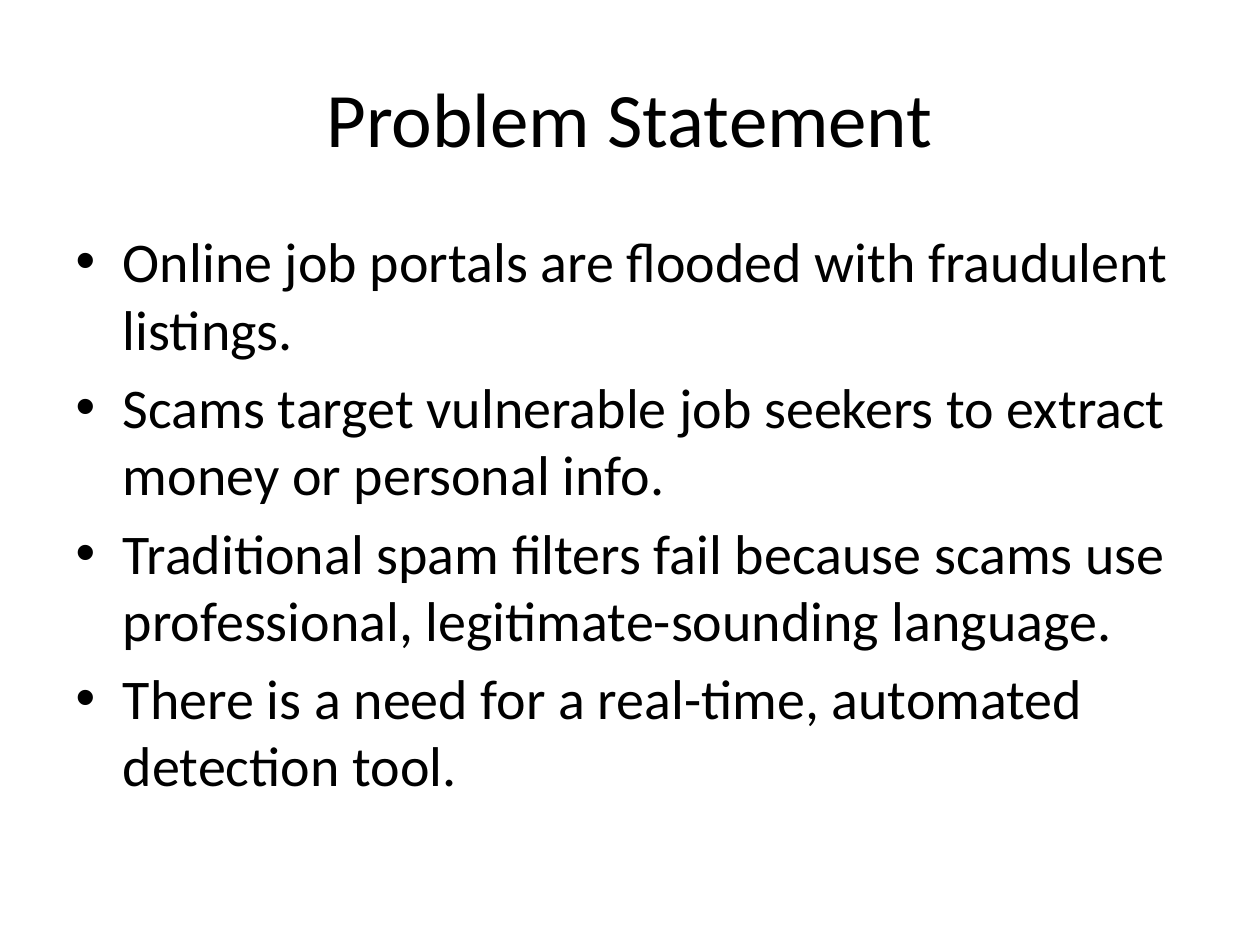
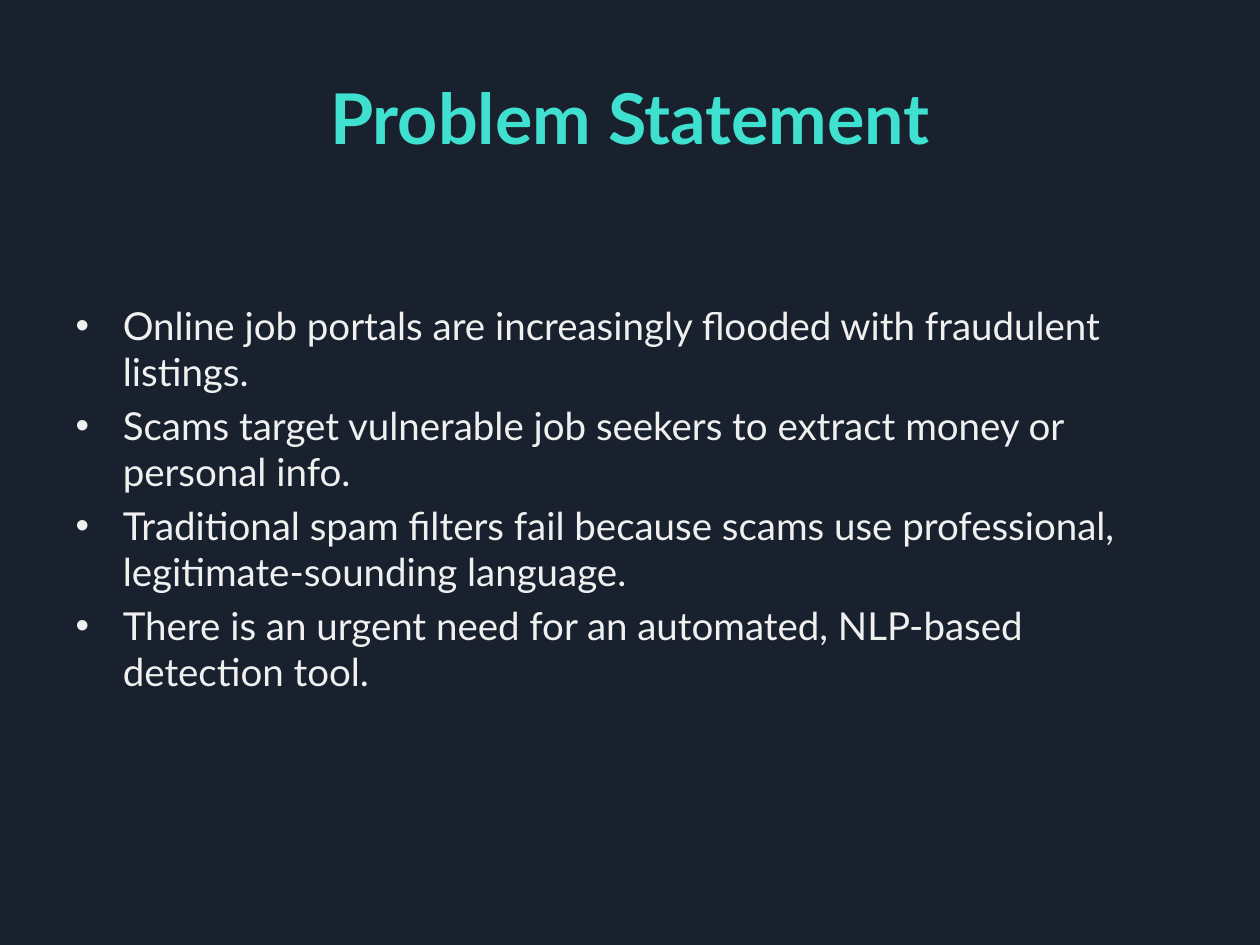
Before and after one commit to samreenrizvii/fake_job_detection, a slide deck: slide 2 of docs/TrueJob_Presentation.pptx. Drawn at 1260x945 pixels with LibreOffice and Linux fonts; fonts in the diff are those of the drawing. Boxes give left, top, right and bottom in pixels: in the first picture for what was removed or moved away, otherwise in the second. Text is boxed around its words. In the diff, an @@ line names an element or a change of style, - is before the commit and + after.

Commit message:
Enhance PPT presentation with a dark cyan theme

```diff
--- a/docs/TrueJob_Presentation.pptx
+++ b/docs/TrueJob_Presentation.pptx
@@ background #FFFFFF to #18212D @@
@@ title "Problem Statement" at box(330, 92, 930, 145): size 44 to 40 pt, font Calibri to Lato, text colour #000000 to #40E0D0, bold on @@
@@ text at box(123, 311, 1100, 393): text changed; size 32 to 22 pt; font Calibri to Lato; text colour #000000 to #F0F0F0 @@
-• Online job portals are flooded with fraudulent listings.
+• Online job portals are increasingly flooded with fraudulent listings.
@@ text at box(123, 411, 1114, 593): size 32 to 22 pt, font Calibri to Lato, text colour #000000 to #F0F0F0 in "Scams target vulnerable job seekers to extract ...", "Traditional spam filters fail because scams use ..."; less space between paragraphs @@
@@ text at box(123, 611, 1023, 687): text changed; size 32 to 22 pt; font Calibri to Lato; text colour #000000 to #F0F0F0 @@
-• There is a need for a real-time, automated detection tool.
+• There is an urgent need for an automated, NLP-based detection tool.
```
Also in this commit, not shown: 9 other slides changed, 1 other file.
